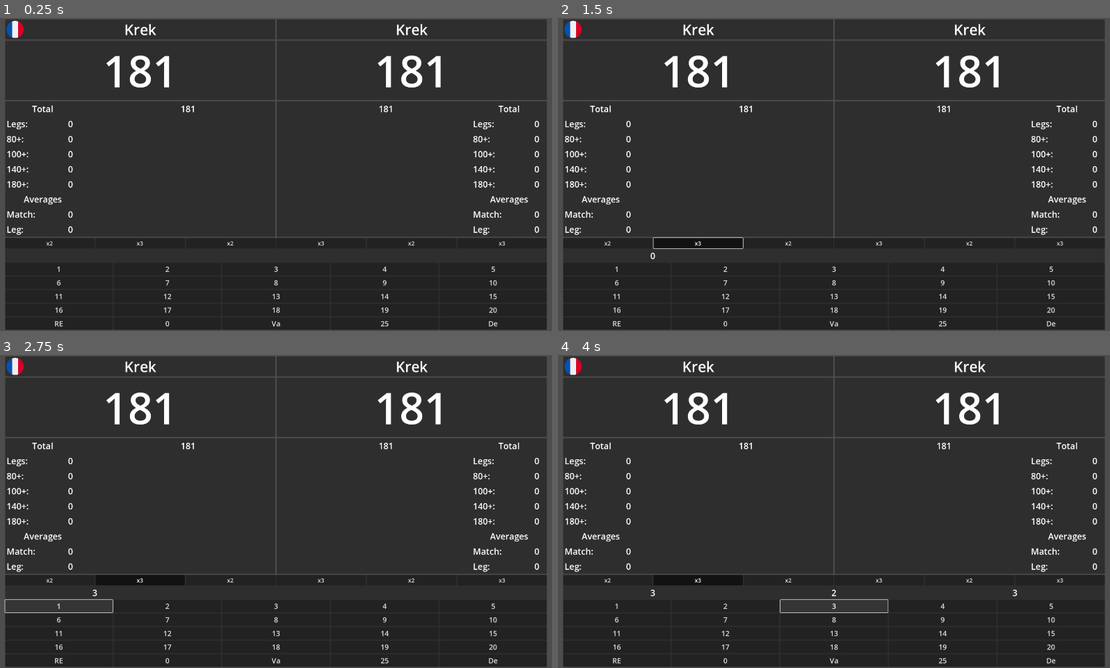
Above: before the commit, frames 1-4 (two rows, left to right).
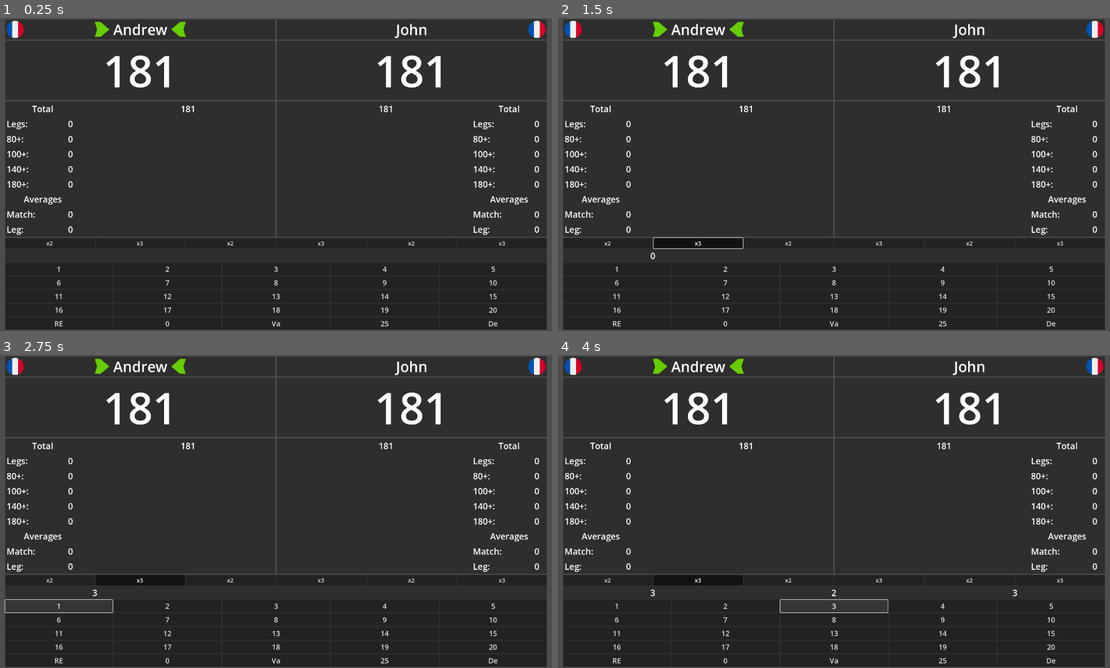
Above: after the commit, the same moments.

Repository: Duschmolll/liDarts
Game: Godot game, scene res://x_01.tscn
Two runs of this game, one before a commit and one after it. Both use one fixed random seed, a clock stepped at 60 frames per second and the inputs below. This scene is started directly instead of the project's main scene.
Inputs:
- Up to frame 1 (0.25 s): no input
- Up to frame 2 (1.5 s): click "x2" at 0.5 s; click "x3" at 1.25 s
- Up to frame 3 (2.75 s): click "1" at 2 s
- Up to frame 4 (4 s): click "2" at 2.75 s; click "3" at 3.5 s

The runs differ from the first frame. In frame 1, 0.6% of the frame differs, in the area x 17-99%, y 0-7%; in frame 2, 0.6%; in frame 3, 0.6%; in frame 4, 0.6%.

Commit message:
Added Turn Arrows

Diff:
--- a/x_01.gd
+++ b/x_01.gd
@@ -42,13 +42,13 @@
 	player_01.stat = $MarginContainer/VBoxContainer/HBoxContainer/Player1/PanelContainer/MarginContainer/FlowContainer/Stats
 	player_01.history = $MarginContainer/VBoxContainer/HBoxContainer/Player1/PanelContainer/MarginContainer/FlowContainer/Historic
 	player_01.target_score_label = $MarginContainer/VBoxContainer/HBoxContainer/Player1/Score/Player1Score
-	player_01.name_label = $MarginContainer/VBoxContainer/HBoxContainer/Player1/Name/Player/Name
+	player_01.name_label = $MarginContainer/VBoxContainer/HBoxContainer/Player1/Name/CenterContainer/Player/Name
 
 	player_02.name = "John"
 	player_02.stat = $MarginContainer/VBoxContainer/HBoxContainer/Player2/PanelContainer/MarginContainer/FlowContainer/Stats
 	player_02.history = $MarginContainer/VBoxContainer/HBoxContainer/Player2/PanelContainer/MarginContainer/FlowContainer/Historic
 	player_02.target_score_label = $MarginContainer/VBoxContainer/HBoxContainer/Player2/Score/Player2Score
-	player_02.name_label = $MarginContainer/VBoxContainer/HBoxContainer/Player2/Name/Player/Name
+	player_02.name_label = $MarginContainer/VBoxContainer/HBoxContainer/Player2/Name/CenterContainer/Player/Name
 
 	_start_game()
 
@@ -120,6 +120,7 @@
 		list_player[i].score_100 = 0
 		list_player[i].score_140 = 0
 		list_player[i].score_180 = 0
+		list_player[i].name_label.text = list_player[i].name
 
 		#Resetting up the historic of throws
 		for k in range(9):
@@ -129,7 +130,9 @@
 		list_player[i].history.get_children()[0].get_children()[0].get_children()[1].text = str(setting.score)
 		#Reset label of target score
 		list_player[i].target_score_label.text = str(setting.score)
-		list_player[i].name_label.get_children()[0].visible = false
+		print(list_player[i].name_label)
+		for k in range(0,3,2):
+			list_player[i].name_label.get_parent().get_children()[k].get_children()[0].visible = false
 
 	#Loading up the stats of players:
 		for k in range(2,6):
@@ -139,7 +142,8 @@
 		list_player[i].stat.get_children()[8].get_children()[1].text = str(list_player[i].average_per_leg)
 
 	player_01.turn = true
-	player_01.name_label.get_children()[0].visible = true
+	player_01.name_label.get_parent().get_children()[0].get_children()[0].visible =  true
+	player_01.name_label.get_parent().get_children()[2].get_children()[0].visible =  true
 
 func _update_score():
 	var player: Player
@@ -147,16 +151,17 @@
 	if player_01.turn == true:
 		player = player_01
 		player_01.turn = false
-		player_01.name_label.get_children()[0].visible = false
 		player_02.turn = true
-		player_02.name_label.get_children()[0].visible = true
-
+		for k in range(0,3,2):
+			player_01.name_label.get_parent().get_children()[k].get_children()[0].visible =  false
+			player_02.name_label.get_parent().get_children()[k].get_children()[0].visible = true
 	else:
 		player = player_02
 		player_01.turn = true
-		player_01.name_label.get_children()[0].visible = true
 		player_02.turn = false
-		player_02.name_label.get_children()[0].visible = false
+		for k in range(0,3,2):
+			player_01.name_label.get_parent().get_children()[k].get_children()[0].visible =  true
+			player_02.name_label.get_parent().get_children()[k].get_children()[0].visible = false
 
 	player.dart_1 = int(dart_1_label.text)
 	player.dart_2 = int(dart_2_label.text)
@@ -280,15 +285,17 @@
 		if player_01.turn == true:
 			player = player_02
 			player_01.turn = false
-			player_01.name_label.get_children()[0].visible = false
 			player_02.turn = true
-			player_02.name_label.get_children()[0].visible = true
+			for k in range(0,3,2):
+				player_01.name_label.get_parent().get_children()[k].get_children()[0].visible =  false
+				player_02.name_label.get_parent().get_children()[k].get_children()[0].visible = true
 		else:
 			player = player_01
 			player_01.turn = true
-			player_01.name_label.get_children()[0].visible = true
 			player_02.turn = false
-			player_02.name_label.get_children()[0].visible = false
+			for k in range(0,3,2):
+				player_01.name_label.get_parent().get_children()[k].get_children()[0].visible =  true
+				player_02.name_label.get_parent().get_children()[k].get_children()[0].visible = false
 
 		if player.number_of_turn == 2:
 			var path_container = player.history.get_children()[player.number_of_turn].get_children()[0].get_children()
@@ -315,14 +322,16 @@
 			if cant_redo == true:
 				if player_01.turn == true:
 					player_01.turn = false
-					player_01.name_label.get_children()[0].visible = false
 					player_02.turn = true
-					player_02.name_label.get_children()[0].visible = true
+					for k in range(0,3,2):
+						player_01.name_label.get_parent().get_children()[k].get_children()[0].visible =  false
+						player_02.name_label.get_parent().get_children()[k].get_children()[0].visible = true
 				else:
 					player_01.turn = true
-					player_01.name_label.get_children()[0].visible = true
 					player_02.turn = false
-					player_02.name_label.get_children()[0].visible = false
+					for k in range(0,3,2):
+						player_01.name_label.get_parent().get_children()[k].get_children()[0].visible =  true
+						player_02.name_label.get_parent().get_children()[k].get_children()[0].visible = false
 		player.target_score_label.text = str(player.target_score)
 		_update_stats_average(player)
 		_update_stats_total(player)
--- a/x_01.tscn
+++ b/x_01.tscn
@@ -1,7 +1,8 @@
-[gd_scene load_steps=3 format=3 uid="uid://c8ff84k2lsxv4"]
+[gd_scene load_steps=4 format=3 uid="uid://c8ff84k2lsxv4"]
 
 [ext_resource type="Texture2D" uid="uid://is8s8jdmrquc" path="res://img/france.png" id="1_groeo"]
 [ext_resource type="Script" path="res://x_01.gd" id="1_k8spv"]
+[ext_resource type="Texture2D" uid="uid://ciycfssdp6ljc" path="res://img/turn_arrow.png" id="2_pdvvx"]
 
 [node name="x01" type="Control"]
 layout_mode = 3
@@ -37,33 +38,63 @@
 [node name="Name" type="PanelContainer" parent="MarginContainer/VBoxContainer/HBoxContainer/Player1"]
 layout_mode = 2
 
-[node name="Player" type="HBoxContainer" parent="MarginContainer/VBoxContainer/HBoxContainer/Player1/Name"]
-layout_mode = 2
-
-[node name="Name" type="Label" parent="MarginContainer/VBoxContainer/HBoxContainer/Player1/Name/Player"]
-layout_mode = 2
-size_flags_horizontal = 3
-theme_override_font_sizes/font_size = 50
-text = "Krek
-"
-horizontal_alignment = 1
-vertical_alignment = 1
-
-[node name="MarginContainer" type="MarginContainer" parent="MarginContainer/VBoxContainer/HBoxContainer/Player1/Name/Player/Name"]
-layout_mode = 1
-anchors_preset = 9
-anchor_bottom = 1.0
-offset_right = 69.0
-grow_vertical = 2
+[node name="MarginContainer" type="MarginContainer" parent="MarginContainer/VBoxContainer/HBoxContainer/Player1/Name"]
+custom_minimum_size = Vector2(69, 0)
+layout_mode = 2
+size_flags_horizontal = 0
 theme_override_constants/margin_left = 5
 theme_override_constants/margin_top = 5
 theme_override_constants/margin_right = 5
 theme_override_constants/margin_bottom = 5
 
-[node name="Flag" type="TextureRect" parent="MarginContainer/VBoxContainer/HBoxContainer/Player1/Name/Player/Name/MarginContainer"]
+[node name="Flag" type="TextureRect" parent="MarginContainer/VBoxContainer/HBoxContainer/Player1/Name/MarginContainer"]
 layout_mode = 2
 texture = ExtResource("1_groeo")
 expand_mode = 4
+
+[node name="CenterContainer" type="CenterContainer" parent="MarginContainer/VBoxContainer/HBoxContainer/Player1/Name"]
+layout_mode = 2
+
+[node name="Player" type="HBoxContainer" parent="MarginContainer/VBoxContainer/HBoxContainer/Player1/Name/CenterContainer"]
+layout_mode = 2
+
+[node name="MarginContainer2" type="MarginContainer" parent="MarginContainer/VBoxContainer/HBoxContainer/Player1/Name/CenterContainer/Player"]
+custom_minimum_size = Vector2(69, 69)
+layout_mode = 2
+size_flags_horizontal = 3
+theme_override_constants/margin_left = 5
+theme_override_constants/margin_top = 5
+theme_override_constants/margin_right = 5
+theme_override_constants/margin_bottom = 5
+
+[node name="TextureRect" type="TextureRect" parent="MarginContainer/VBoxContainer/HBoxContainer/Player1/Name/CenterContainer/Player/MarginContainer2"]
+layout_mode = 2
+texture = ExtResource("2_pdvvx")
+expand_mode = 4
+
+[node name="Name" type="Label" parent="MarginContainer/VBoxContainer/HBoxContainer/Player1/Name/CenterContainer/Player"]
+layout_mode = 2
+size_flags_horizontal = 3
+theme_override_font_sizes/font_size = 50
+text = "Krek
+"
+horizontal_alignment = 1
+vertical_alignment = 1
+
+[node name="MarginContainer3" type="MarginContainer" parent="MarginContainer/VBoxContainer/HBoxContainer/Player1/Name/CenterContainer/Player"]
+custom_minimum_size = Vector2(69, 69)
+layout_mode = 2
+size_flags_horizontal = 3
+theme_override_constants/margin_left = 5
+theme_override_constants/margin_top = 5
+theme_override_constants/margin_right = 5
+theme_override_constants/margin_bottom = 5
+
+[node name="TextureRect" type="TextureRect" parent="MarginContainer/VBoxContainer/HBoxContainer/Player1/Name/CenterContainer/Player/MarginContainer3"]
+layout_mode = 2
+texture = ExtResource("2_pdvvx")
+expand_mode = 4
+flip_h = true
 
 [node name="Score" type="PanelContainer" parent="MarginContainer/VBoxContainer/HBoxContainer/Player1"]
 layout_mode = 2
@@ -433,39 +464,63 @@
 [node name="Name" type="PanelContainer" parent="MarginContainer/VBoxContainer/HBoxContainer/Player2"]
 layout_mode = 2
 
-[node name="Player" type="HBoxContainer" parent="MarginContainer/VBoxContainer/HBoxContainer/Player2/Name"]
-layout_mode = 2
-
-[node name="Name" type="Label" parent="MarginContainer/VBoxContainer/HBoxContainer/Player2/Name/Player"]
-layout_mode = 2
-size_flags_horizontal = 3
-theme_override_font_sizes/font_size = 50
-text = "Krek
-"
-horizontal_alignment = 1
-vertical_alignment = 1
-
-[node name="MarginContainer" type="MarginContainer" parent="MarginContainer/VBoxContainer/HBoxContainer/Player2/Name/Player/Name"]
-layout_mode = 1
-anchors_preset = 6
-anchor_left = 1.0
-anchor_top = 0.5
-anchor_right = 1.0
-anchor_bottom = 0.5
-offset_left = -69.0
-offset_top = -34.5
-offset_bottom = 34.5
-grow_horizontal = 0
-grow_vertical = 2
+[node name="MarginContainer" type="MarginContainer" parent="MarginContainer/VBoxContainer/HBoxContainer/Player2/Name"]
+custom_minimum_size = Vector2(69, 0)
+layout_mode = 2
+size_flags_horizontal = 8
 theme_override_constants/margin_left = 5
 theme_override_constants/margin_top = 5
 theme_override_constants/margin_right = 5
 theme_override_constants/margin_bottom = 5
 
-[node name="Flag" type="TextureRect" parent="MarginContainer/VBoxContainer/HBoxContainer/Player2/Name/Player/Name/MarginContainer"]
+[node name="Flag" type="TextureRect" parent="MarginContainer/VBoxContainer/HBoxContainer/Player2/Name/MarginContainer"]
 layout_mode = 2
 texture = ExtResource("1_groeo")
 expand_mode = 4
+
+[node name="CenterContainer" type="CenterContainer" parent="MarginContainer/VBoxContainer/HBoxContainer/Player2/Name"]
+layout_mode = 2
+
+[node name="Player" type="HBoxContainer" parent="MarginContainer/VBoxContainer/HBoxContainer/Player2/Name/CenterContainer"]
+layout_mode = 2
+
+[node name="MarginContainer2" type="MarginContainer" parent="MarginContainer/VBoxContainer/HBoxContainer/Player2/Name/CenterContainer/Player"]
+custom_minimum_size = Vector2(69, 69)
+layout_mode = 2
+size_flags_horizontal = 3
+theme_override_constants/margin_left = 5
+theme_override_constants/margin_top = 5
+theme_override_constants/margin_right = 5
+theme_override_constants/margin_bottom = 5
+
+[node name="TextureRect" type="TextureRect" parent="MarginContainer/VBoxContainer/HBoxContainer/Player2/Name/CenterContainer/Player/MarginContainer2"]
+layout_mode = 2
+texture = ExtResource("2_pdvvx")
+expand_mode = 4
+
+[node name="Name" type="Label" parent="MarginContainer/VBoxContainer/HBoxContainer/Player2/Name/CenterContainer/Player"]
+layout_mode = 2
+size_flags_horizontal = 3
+theme_override_font_sizes/font_size = 50
+text = "Krek
+"
+horizontal_alignment = 1
+vertical_alignment = 1
+
+[node name="MarginContainer3" type="MarginContainer" parent="MarginContainer/VBoxContainer/HBoxContainer/Player2/Name/CenterContainer/Player"]
+custom_minimum_size = Vector2(69, 69)
+layout_mode = 2
+size_flags_horizontal = 3
+theme_override_constants/margin_left = 5
+theme_override_constants/margin_top = 5
+theme_override_constants/margin_right = 5
+theme_override_constants/margin_bottom = 5
+
+[node name="TextureRect" type="TextureRect" parent="MarginContainer/VBoxContainer/HBoxContainer/Player2/Name/CenterContainer/Player/MarginContainer3"]
+layout_mode = 2
+texture = ExtResource("2_pdvvx")
+expand_mode = 4
+flip_h = true
 
 [node name="Score" type="PanelContainer" parent="MarginContainer/VBoxContainer/HBoxContainer/Player2"]
 layout_mode = 2
Not shown, added: credit.txt
Binary file added: img/turn_arrow.png
Not shown, added: img/turn_arrow.png.import
